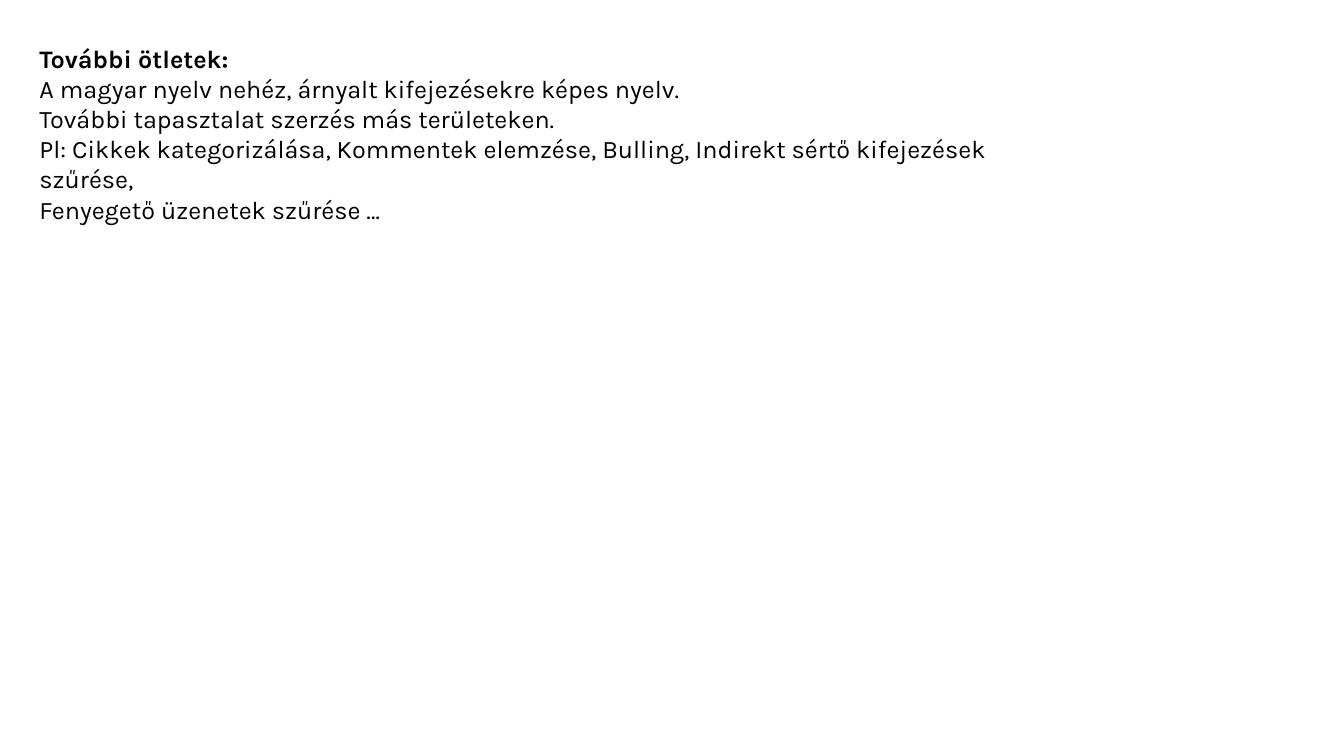
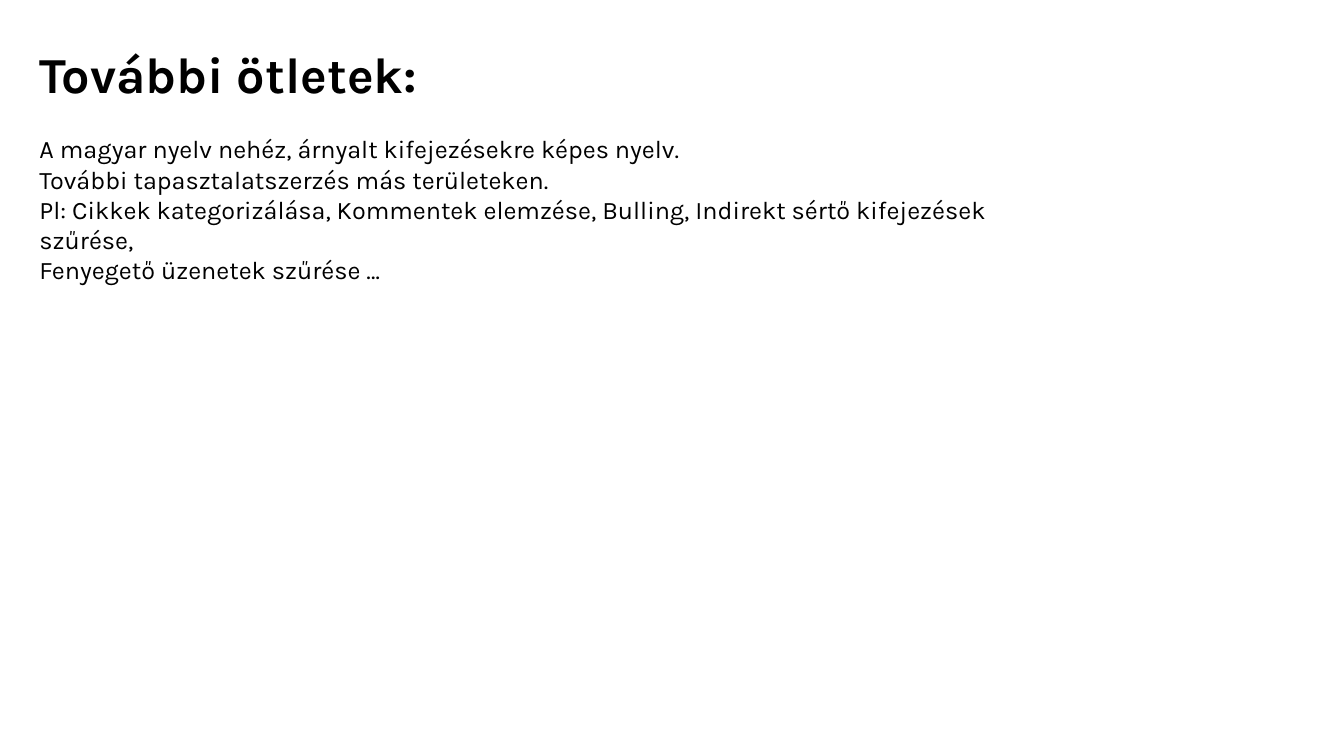
Before and after one commit to minorharpman/erzelemelemzes, a slide deck: slide 12 of Erzelemelemzes.pptx (slide 9 before the commit). Drawn at 1344x756 pixels with LibreOffice and Linux fonts; fonts in the diff are those of the drawing. Boxes give left, top, right and bottom in pixels: in the first picture for what was removed or moved away, otherwise in the second. Text is boxed around its words. In the diff, an @@ line names an element or a change of style, - is before the commit and + after.

```diff
--- a/Erzelemelemzes.pptx
+++ b/Erzelemelemzes.pptx
@@ text at <box>39,53,417,94</box>: size 18 to 36 pt in "További ötletek:" @@
@@ text at <box>39,139,679,195</box>: spaces changed @@
-A magyar nyelv nehéz, árnyalt kifejezésekre képes nyelv.
-További tapasztalat szerzés más területeken.
+A magyar nyelv nehéz, árnyalt kifejezésekre képes nyelv.
+További tapasztalatszerzés más területeken.
```
Also in this commit, not shown: 5 other slides changed, 3 slides added, 1 other file.
